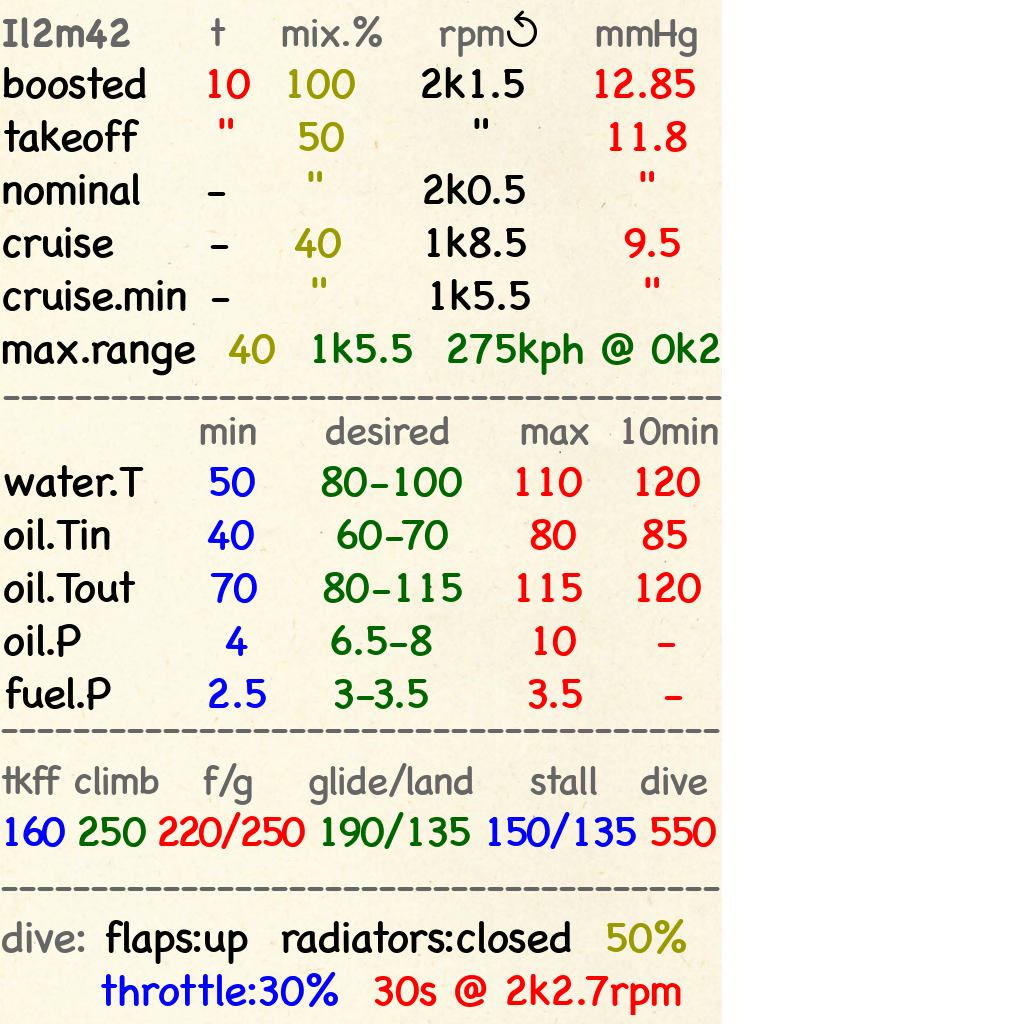
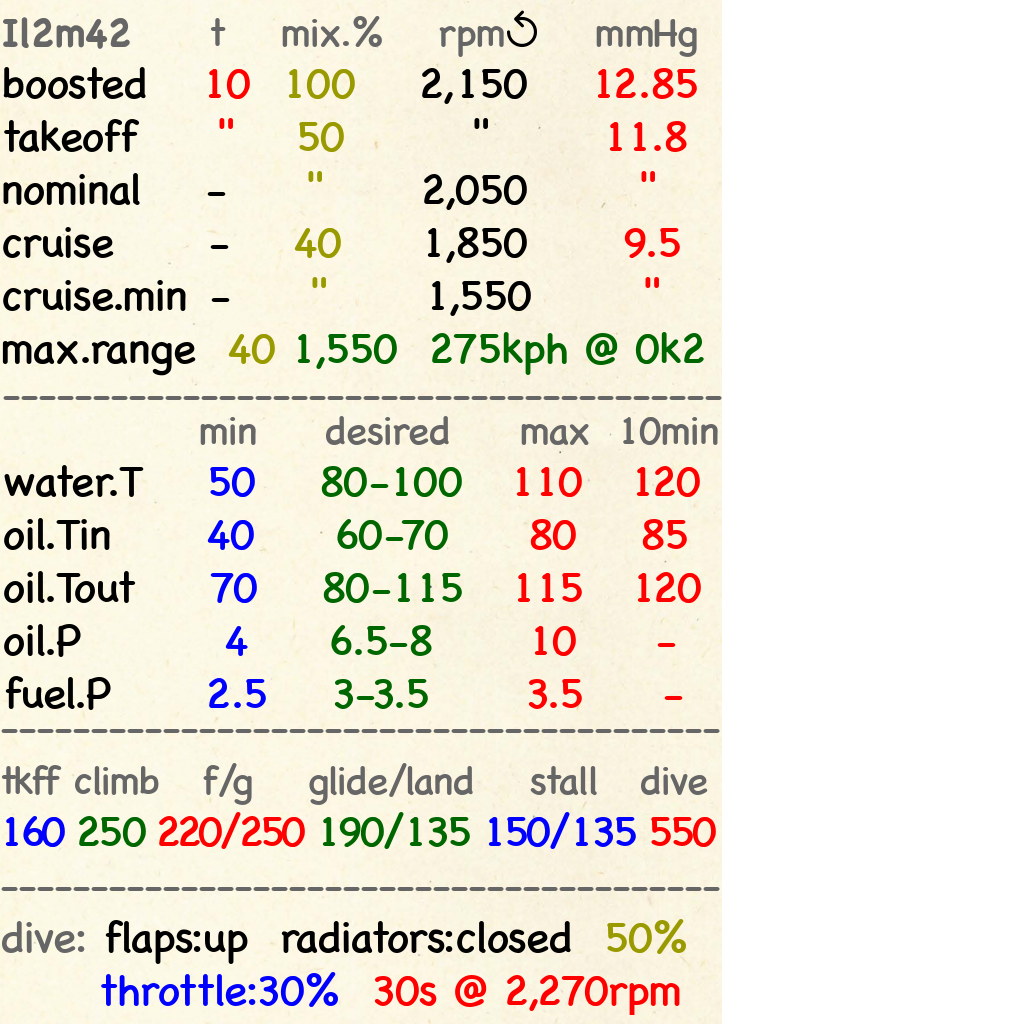
Comparing the layer stacks of the two w=1024, h=1024 images. Changes:
painted on "Il2m42 t mix.% rpm↺ ..." over 297, 67, 720, 375
painted on "dive: flaps:up radiators:clos..." over 529, 974, 681, 1015
